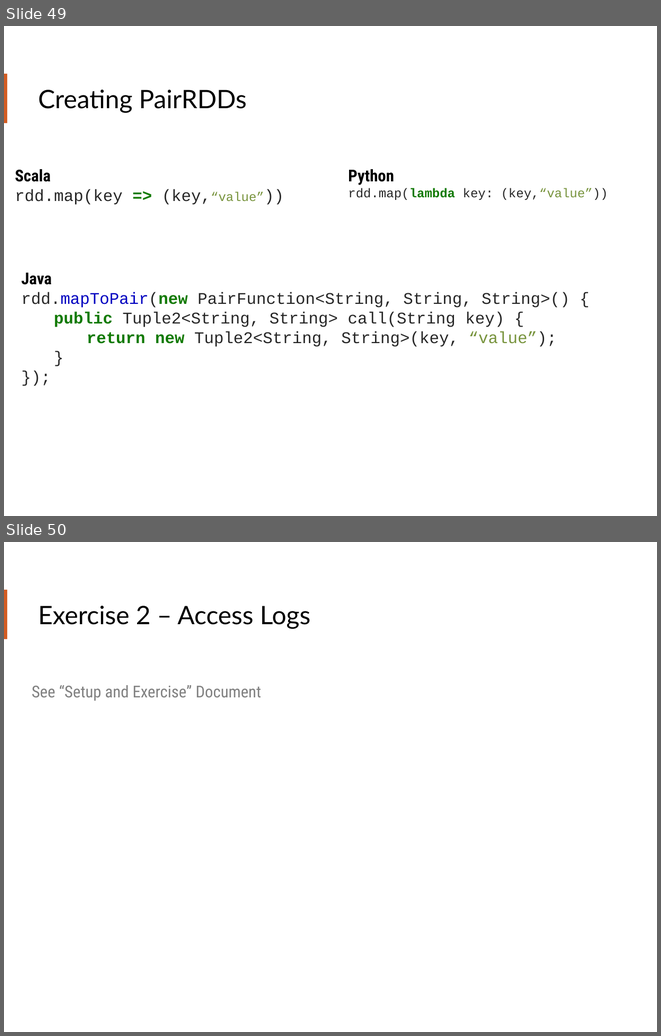
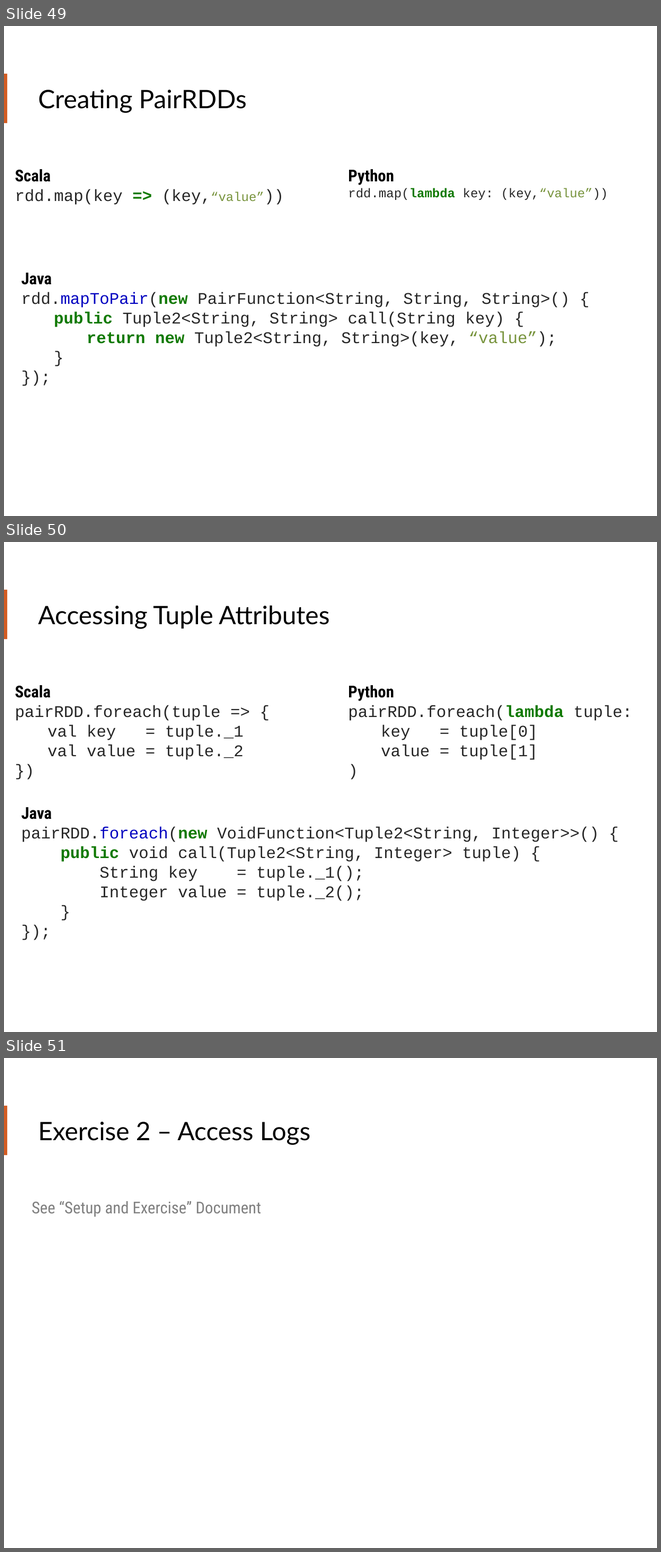
Before and after one commit to teamclairvoyant/intro-to-spark, a slide deck: Intro to Apache Spark Slides.pptx. Shown one above the other, each under a label of ours: slides 49 and 50 before the commit, slides 49, 50 and 51 after it. The pictures are 661x1036 and 661x1552 pixels, drawn with LibreOffice and Linux fonts; fonts in the diff are those of the drawing. Boxes give left, top, right and bottom in pixels: in the first picture for what was removed or moved away, otherwise in the second. Text is boxed around its words. In the diff, an @@ line names an element or a change of style, - is before the commit and + after.

Commit message:
Adding a "Accessing Tuple Attributes" slide.

```diff
--- a/Intro to Apache Spark Slides.pptx
+++ b/Intro to Apache Spark Slides.pptx
@@ slide 50 added at (4, 542, 657, 1032), background #FFFFFF; not listed: 1 template element that a slide beside it also shows @@
@@ title added at (38, 605, 329, 629), 28 pt, text #000000 @@
+Accessing Tuple Attributes
@@ text added at (15, 685, 244, 760), 18 pt, text #262626 @@
+Scala
+pairRDD.foreach(tuple => {
+val key = tuple._1
+val value = tuple._2
+})
@@ text added at (348, 685, 633, 760), 18 pt, text #262626 @@
+Python
+pairRDD.foreach(lambda tuple:
+key = tuple[0]
+value = tuple[1]
+)
@@ text added at (21, 807, 599, 901), 18 pt, text #262626 @@
+Java
+pairRDD.foreach(new VoidFunction<Tuple2<String, Integer>>() {
+public void call(Tuple2<String, Integer> tuple) {
+String key = tuple._1();
+Integer value = tuple._2();
+}
+});
@@ what was slide 50 is now slide 51 @@
```
